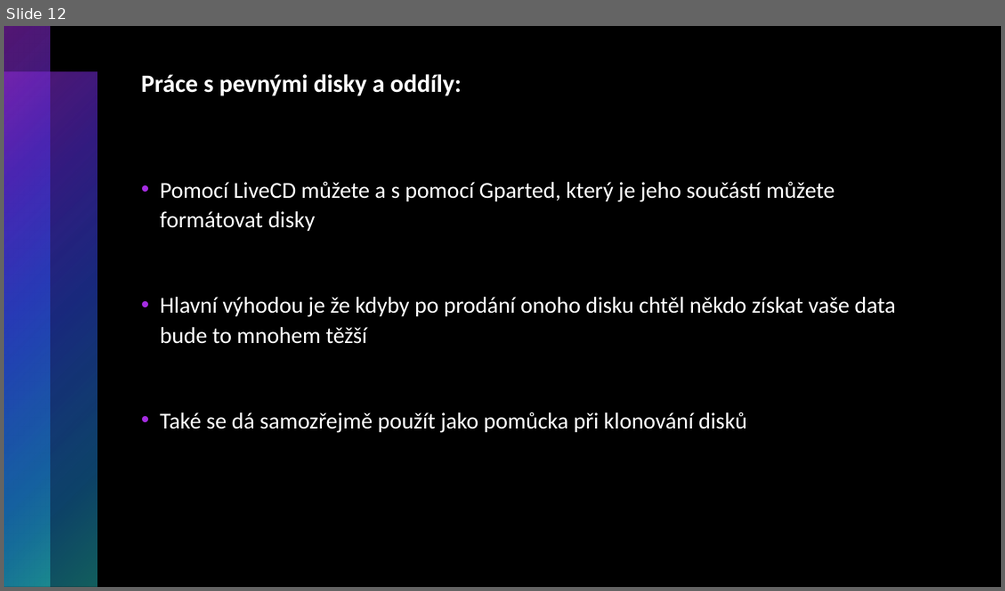
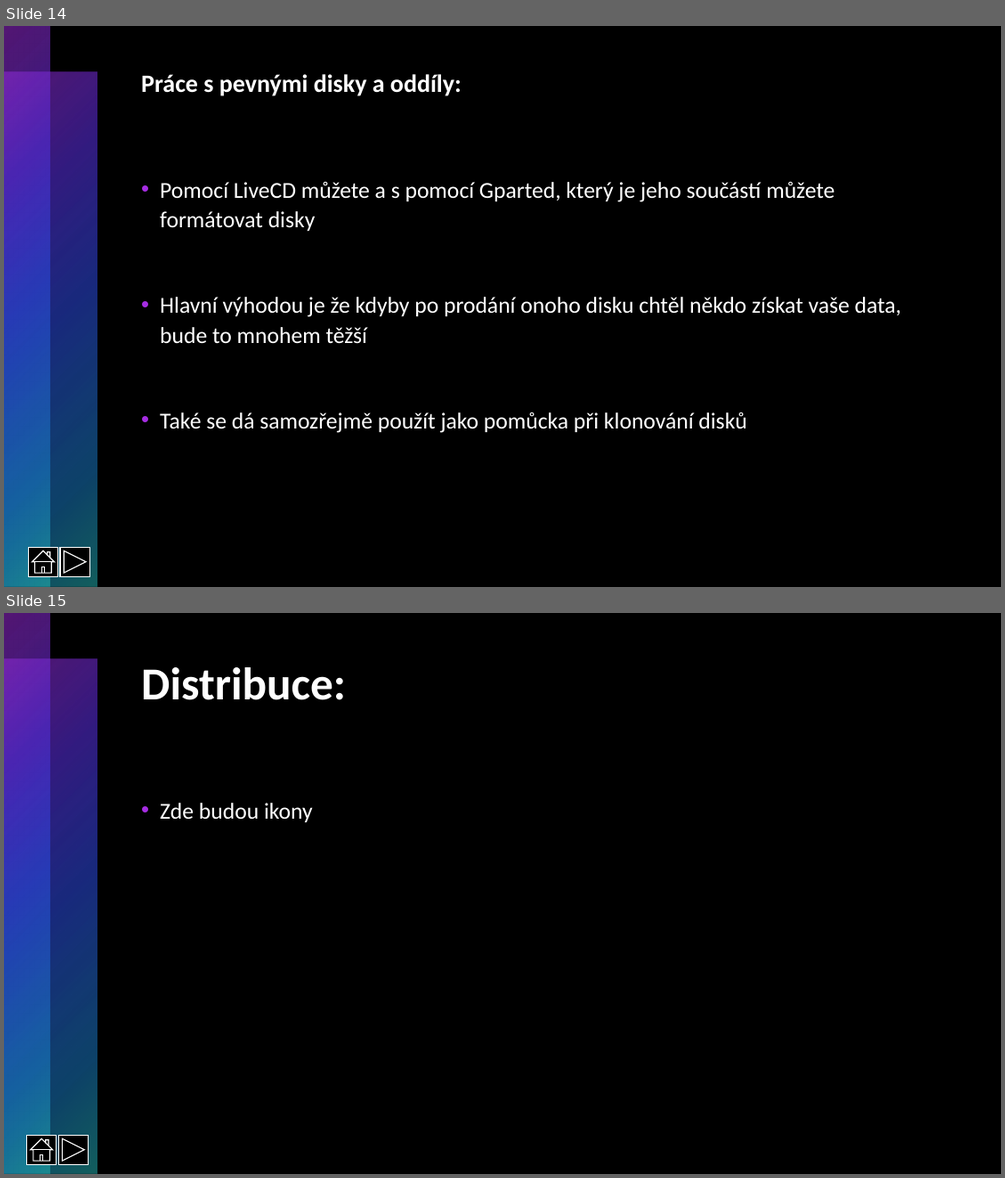
Before and after one commit to RadRoz12/Linux, a slide deck: Linux.pptx. Shown one above the other, each under a label of ours: slide 12 before the commit, slides 14 and 15 after it. The pictures are 1005x591 and 1005x1178 pixels, drawn with LibreOffice and Linux fonts; fonts in the diff are those of the drawing. Boxes give left, top, right and bottom in pixels: in the first picture for what was removed or moved away, otherwise in the second. Text is boxed around its words. In the diff, an @@ line names an element or a change of style, - is before the commit and + after.

```diff
--- a/Linux.pptx
+++ b/Linux.pptx
@@ slide 15 added at [4,613,1001,1174], background #000000; not listed: 2 template elements that a slide beside it also shows @@
@@ title added at [141,667,346,700], 44 pt, text #FFFFFF, bold @@
+Distribuce:
@@ text added at [160,803,313,822], 22 pt, text #FFFFFF @@
+• Zde budou ikony
@@ action button home added at [27,1135,57,1164], fill #000000, outline #FFFFFF 1 pt @@
@@ action button forward next added at [58,1135,88,1164], fill #000000, outline #FFFFFF 1 pt @@
@@ what was slide 12 is now slide 14 @@
@@ slide 14 changed as well @@
@@ text at [160,297,901,343]: text changed @@
-• Hlavní výhodou je že kdyby po prodání onoho disku chtěl někdo získat vaše data bude to mnohem těžší
+• Hlavní výhodou je že kdyby po prodání onoho disku chtěl někdo získat vaše data, bude to mnohem těžší
@@ action button home added at [29,548,57,576], fill #000000, outline #FFFFFF 1 pt @@
@@ action button forward next added at [60,548,89,576], fill #000000, outline #FFFFFF 1 pt @@
```
Also in this commit, not shown: 11 other slides changed, 2 other slides added.
